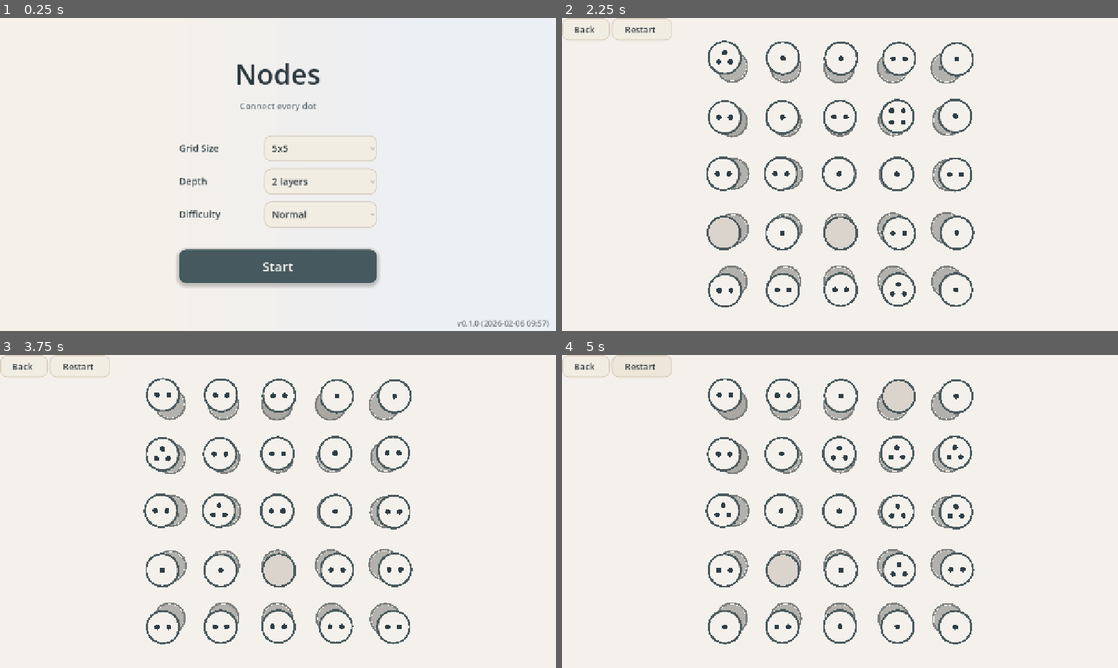
Above: before the commit, frames 1-4 (two rows, left to right).
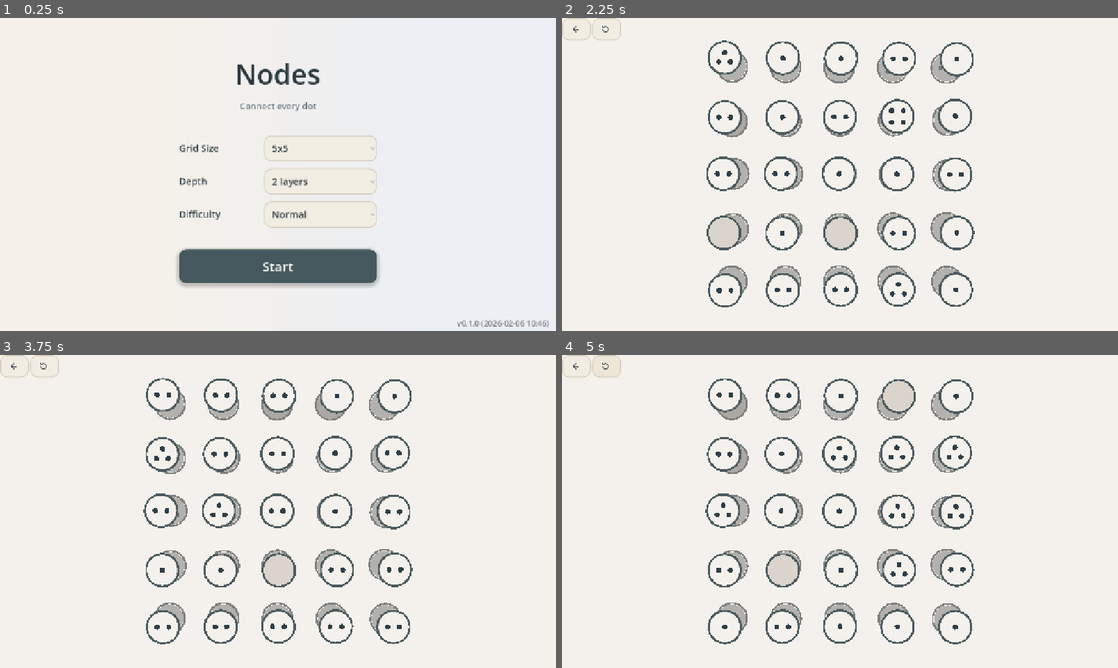
Above: after the commit, the same moments.

Repository: andrii-solokh/Nodoku
Game: Godot game, scene res://scenes/Main.tscn
The game is run twice, just before and just after one commit, with the same random seed, the same clock (stepped at 60 frames per second) and the same inputs.
Inputs (mouse positions are in pixels of both pictures, inside the frame that each line leads up to; where the layout moved, square brackets give the same spot in the first picture):
- Up to frame 1 (0.25 s): no input
- Up to frame 2 (2.25 s): click "Normal" at 0.5 s; click "Normal" at 1.25 s; click "Start" at 2 s
- Up to frame 3 (3.75 s): click (16, 367) [22, 367] at 2.75 s; click "Start" at 3.5 s
- Up to frame 4 (5 s): click (606, 367) [639, 367] at 4.25 s

The runs differ from the first frame. In frame 1, less than 0.1% of the frame differs, in the area x 94-99%, y 96-99%; in frame 2, 0.3%; in frame 3, 0.3%; in frame 4, 0.3%, in the area x 2-20%, y 0-8%.

Commit message:
feat: add HUD icons and automate web release

Diff:
--- /dev/null
+++ b/assets/icons/back.svg
@@ -0,0 +1,4 @@
+<svg width="24" height="24" viewBox="0 0 24 24" fill="none" xmlns="http://www.w3.org/2000/svg">
+  <path d="M14 6L8 12L14 18" stroke="#2F3E46" stroke-width="2" stroke-linecap="round" stroke-linejoin="round"/>
+  <path d="M9 12H20" stroke="#2F3E46" stroke-width="2" stroke-linecap="round"/>
+</svg>
--- /dev/null
+++ b/assets/icons/restart.svg
@@ -0,0 +1,4 @@
+<svg width="24" height="24" viewBox="0 0 24 24" fill="none" xmlns="http://www.w3.org/2000/svg">
+  <path d="M6 12a6 6 0 1 0 2-4.5" stroke="#2F3E46" stroke-width="2" stroke-linecap="round" stroke-linejoin="round"/>
+  <path d="M6 4v4h4" stroke="#2F3E46" stroke-width="2" stroke-linecap="round" stroke-linejoin="round"/>
+</svg>
--- a/scenes/Main.tscn
+++ b/scenes/Main.tscn
@@ -7,6 +7,8 @@
 [ext_resource type="AudioStream" uid="uid://mqym63ols3js" path="res://assets/sfx/disconnect.wav" id="5"]
 [ext_resource type="AudioStream" uid="uid://b1jvplas5chin" path="res://assets/sfx/complete.wav" id="7"]
 [ext_resource type="AudioStream" uid="uid://cqah67p8scy15" path="res://assets/sfx/ui.wav" id="8"]
+[ext_resource type="Texture2D" path="res://assets/icons/back.svg" id="9"]
+[ext_resource type="Texture2D" path="res://assets/icons/restart.svg" id="10"]
 
 [sub_resource type="SystemFont" id="3"]
 font_names = PackedStringArray("Avenir Next", "Avenir", "Segoe UI", "Noto Sans")
@@ -346,9 +348,10 @@
 anchor_bottom = 1.0
 
 [node name="BackButton" type="Button" parent="Game/HUD/Root/TopBar/TopBarHBox" unique_id=474283972]
-custom_minimum_size = Vector2(110, 52)
-layout_mode = 2
-focus_mode = 0
+custom_minimum_size = Vector2(64, 52)
+layout_mode = 2
+focus_mode = 0
+icon = ExtResource("9")
 theme_override_colors/font_color = Color(0.19, 0.24, 0.26, 1)
 theme_override_colors/font_pressed_color = Color(0.19, 0.24, 0.26, 1)
 theme_override_colors/font_hover_color = Color(0.19, 0.24, 0.26, 1)
@@ -356,12 +359,14 @@
 theme_override_styles/normal = SubResource("10")
 theme_override_styles/pressed = SubResource("12")
 theme_override_styles/hover = SubResource("11")
-text = "Back"
+text = ""
+tooltip_text = "Back"
 
 [node name="RestartButton" type="Button" parent="Game/HUD/Root/TopBar/TopBarHBox" unique_id=956553963]
-custom_minimum_size = Vector2(140, 52)
-layout_mode = 2
-focus_mode = 0
+custom_minimum_size = Vector2(64, 52)
+layout_mode = 2
+focus_mode = 0
+icon = ExtResource("10")
 theme_override_colors/font_color = Color(0.19, 0.24, 0.26, 1)
 theme_override_colors/font_pressed_color = Color(0.19, 0.24, 0.26, 1)
 theme_override_colors/font_hover_color = Color(0.19, 0.24, 0.26, 1)
@@ -369,7 +374,8 @@
 theme_override_styles/normal = SubResource("10")
 theme_override_styles/pressed = SubResource("12")
 theme_override_styles/hover = SubResource("11")
-text = "Restart"
+text = ""
+tooltip_text = "Restart"
 
 [node name="Spacer" type="Control" parent="Game/HUD/Root/TopBar/TopBarHBox" unique_id=1288576706]
 layout_mode = 2
Not shown, changed: version.txt
Not shown, changed: public/index.html
Not shown, changed: public/index.pck
Not shown, changed: scripts/release_web.sh
